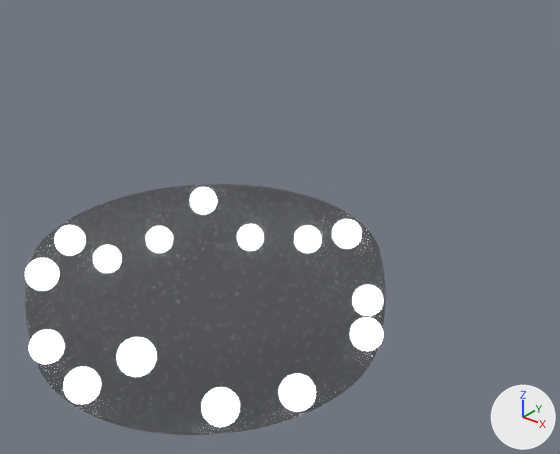
The Blender file led_pos_simulation/find_pos_legacy/find_pos_led.blend, before and after one commit.
The view is the same before and after, from a 50 mm camera at (0.0895, -0.0905, 0.0754) aimed at (0.0008, 0.0203, 0.0067). Every picture has the same lights, and +X, +Y and +Z are marked at lower right.

The scene before the commit, as lines of its bpy script (objects in view):
```python
ob_led_1 = bpy.data.objects.new('LED_1', me_sphere_001)
ob_led_1.location = (0.0003, -0.0305, -0.0029)
ob_led_10 = bpy.data.objects.new('LED_10', me_sphere_010)
ob_led_10.location = (-0.0133, 0.0274, -0.0029)
ob_led_3 = bpy.data.objects.new('LED_3', me_sphere_003)
ob_led_3.location = (-0.0213, -0.0211, 0.0061)
ob_led_6 = bpy.data.objects.new('LED_6', me_sphere_006)
ob_led_6.location = (0.0221, -0.021, -0.0023)
ob_led_7 = bpy.data.objects.new('LED_7', me_sphere_007)
ob_led_7.location = (0.0114, -0.0277, 0.0061)
ob_led_8 = bpy.data.objects.new('LED_8', me_sphere_008)
ob_led_8.location = (0.0126, 0.0272, 0.0061)
ob_led_9 = bpy.data.objects.new('LED_9', me_sphere_009)
ob_led_9.location = (-0.0133, -0.0274, -0.0029)
ob_meshobject = bpy.data.objects.new('MeshObject', me_meshobject)
ob_meshobject.location = (0.0, 0.0, 0.0)
```
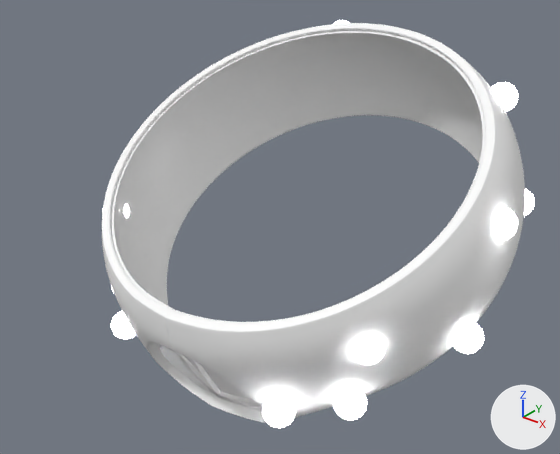
Where the change shows, as pixel boxes (x1, y1, x2, y2) in the pictures (560 x 454 px):
'Oculus_L_05.002', added: after (102, 23, 525, 423)
'MeshObject', deleted: before (25, 184, 386, 435)
'LED_13', moved: before (296, 392, 315, 411); after (333, 388, 367, 420)
'LED_14', moved: before (377, 327, 383, 347); after (262, 395, 296, 428)
'LED_12', moved (not visible before): after (351, 335, 386, 365)
'LED_11', moved (not visible before): after (452, 321, 484, 354)
'LED_10', moved (not visible before): after (494, 207, 518, 241)
'LED_8', moved (not visible before): after (491, 82, 518, 112)
'LED_7', moved (not visible afterwards): before (118, 351, 141, 375)
'LED_6', moved: before (210, 408, 234, 427); after (334, 20, 349, 24)
'LED_9', moved: before (29, 342, 36, 361); after (524, 189, 535, 216)
'LED_1', moved (not visible afterwards): before (63, 384, 79, 403)

The change, as a list of edits to the scene's bpy script:
```text
Add mat_controllers_002:
    mat_controllers_002 = principled_material('Controllers.002')
    mat_controllers_002.base_color = (1.0, 1.0, 1.0)  # white #ffffff
    mat_controllers_002.roughness = 0.44
Add me_oculus_l_05_003:
    me_oculus_l_05_003.from_pydata(...)  # 1561 vertices, 1551 faces; spans x -7.5..42.4, y -27.7..7.7, z -14.4..36.8
    me_oculus_l_05_003.materials.append(mat_controllers_002)  # its picture is missing
Remove ob_meshobject:
    ob_meshobject = bpy.data.objects.new('MeshObject', me_meshobject)
    ob_meshobject.location = (0.0, 0.0, 0.0)
Change ob_led_1:
    ob_led_1.location: (0.0003, -0.0305, -0.0029) -> (-0.0319, 0.0057, -0.0121)
Change ob_led_3:
    ob_led_3.location: (-0.0213, -0.0211, 0.0061) -> (-0.0429, 0.0269, -0.0019)
Change ob_led_6:
    ob_led_6.location: (0.0221, -0.021, -0.0023) -> (-0.0146, 0.063, 0.0366)
Change ob_led_7:
    ob_led_7.location: (0.0114, -0.0277, 0.0061) -> (0.0077, 0.0712, 0.0206)
Change ob_led_8:
    ob_led_8.location: (0.0126, 0.0272, 0.0061) -> (0.0299, 0.0551, 0.0311)
Change ob_led_9:
    ob_led_9.location: (-0.0133, -0.0274, -0.0029) -> (0.0372, 0.0527, 0.011)
Change ob_led_10:
    ob_led_10.location: (-0.0133, 0.0274, -0.0029) -> (0.0427, 0.0302, 0.0162)
Change ob_led_11:
    ob_led_11.location: (-0.0285, -0.0093, 0.0061) -> (0.0422, 0.0229, -0.0039)
Change ob_led_12:
    ob_led_12.location: (-0.0276, 0.0131, -0.0023) -> (0.033, 0.0037, 0.0003)
Change ob_led_13:
    ob_led_13.location: (0.0287, -0.0101, -0.0029) -> (0.0301, 0.0038, -0.013)
Change ob_led_14:
    ob_led_14.location: (0.0288, 0.0101, -0.0023) -> (0.02, -0.0039, -0.015)
Add ob_oculus_l_05_002:
    ob_oculus_l_05_002 = bpy.data.objects.new('Oculus_L_05.002', me_oculus_l_05_003)
    ob_oculus_l_05_002.location = (0.0005, -0.0003, -0.0165)
    ob_oculus_l_05_002.rotation_euler = (-1.184, -0.0675, 1.21)  # degrees (-68, -3.9, 69)
    ob_oculus_l_05_002.scale = (0.00173, 0.00173, 0.00173)
    _m = ob_oculus_l_05_002.modifiers.new('Subdivision', 'SUBSURF')
```
